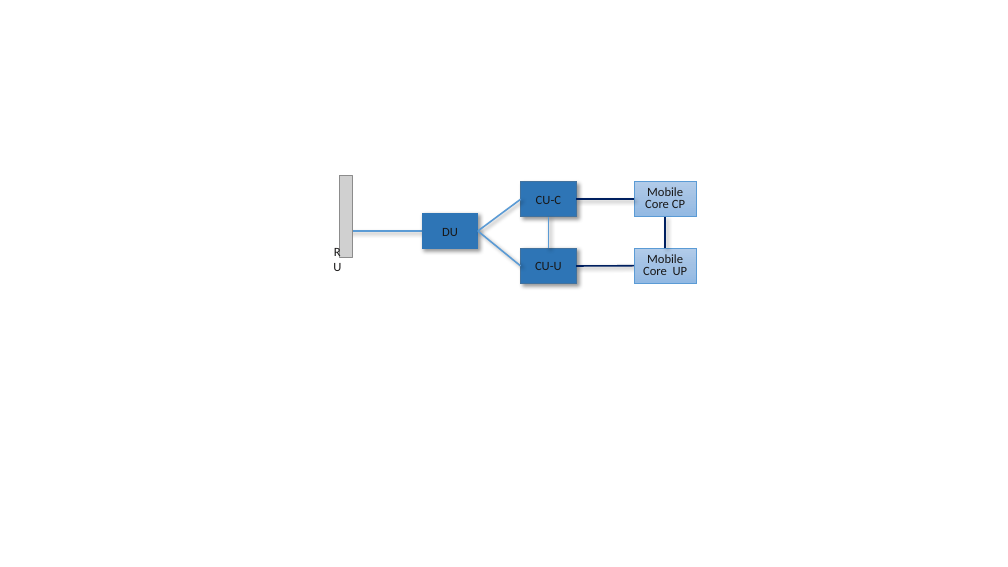
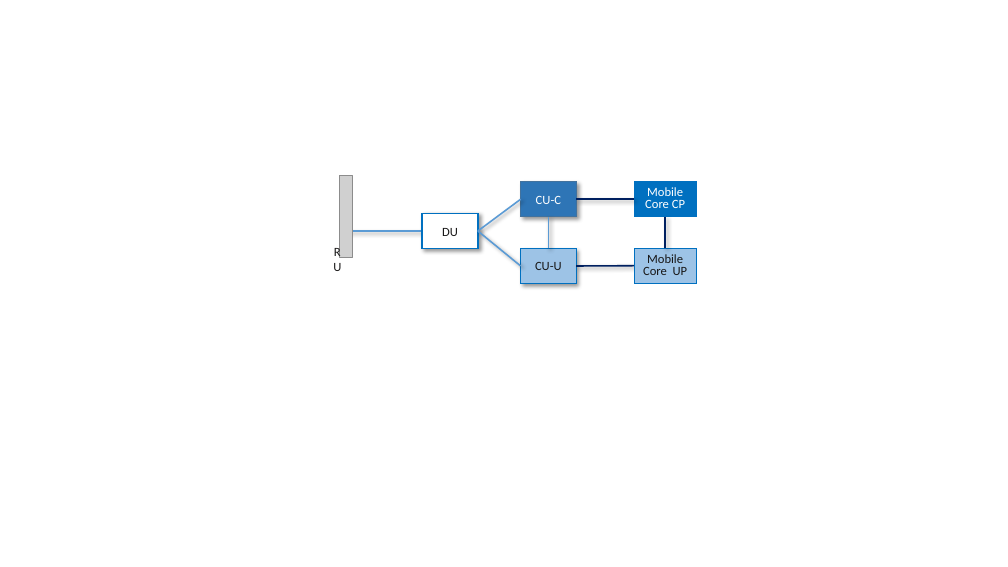
Before and after one commit to SystemsApproach/private5g, a slide deck: slide 8 of figures/sdn/figures.pptx. Drawn at 1008x567 pixels with LibreOffice and Linux fonts; fonts in the diff are those of the drawing; grey boxes stand for pictures. Boxes give left, top, right and bottom in pixels: in the first picture for what was removed or moved away, otherwise in the second. Text is boxed around its words. In the diff, an @@ line names an element or a change of style, - is before the commit and + after.

```diff
--- a/figures/sdn/figures.pptx
+++ b/figures/sdn/figures.pptx
@@ rectangle "CU-C" at (521, 181, 577, 216): text colour #181717 to #FFFFFF @@
@@ rectangle "Mobile Core CP" at (634, 181, 696, 216): text colour #181717 to #FFFFFF; fill gradient #B1CBE9 to #A3C1E5 to #93B9E4 to #0070C0; outline #5B9BD5 0.5 pt to #0070C0 0.5 pt @@
@@ rectangle "DU" at (423, 213, 479, 248): fill #2E75B6 to #FFFFFF; outline #2E75B6 1 pt to #0070C0 1.5 pt @@
@@ rectangle "CU-U" at (521, 249, 577, 284): fill #2E75B6 to #9DC3E6; outline #43739E 1 pt to #0070C0 0.5 pt @@
@@ rectangle "Mobile Core UP" at (634, 249, 696, 284): fill gradient #B1CBE9 to #A3C1E5 to #93B9E4 to #9DC3E6; outline #5B9BD5 0.5 pt to #0070C0 0.5 pt @@
```
Also in this commit, not shown: 8 other slides changed, 10 other files.
